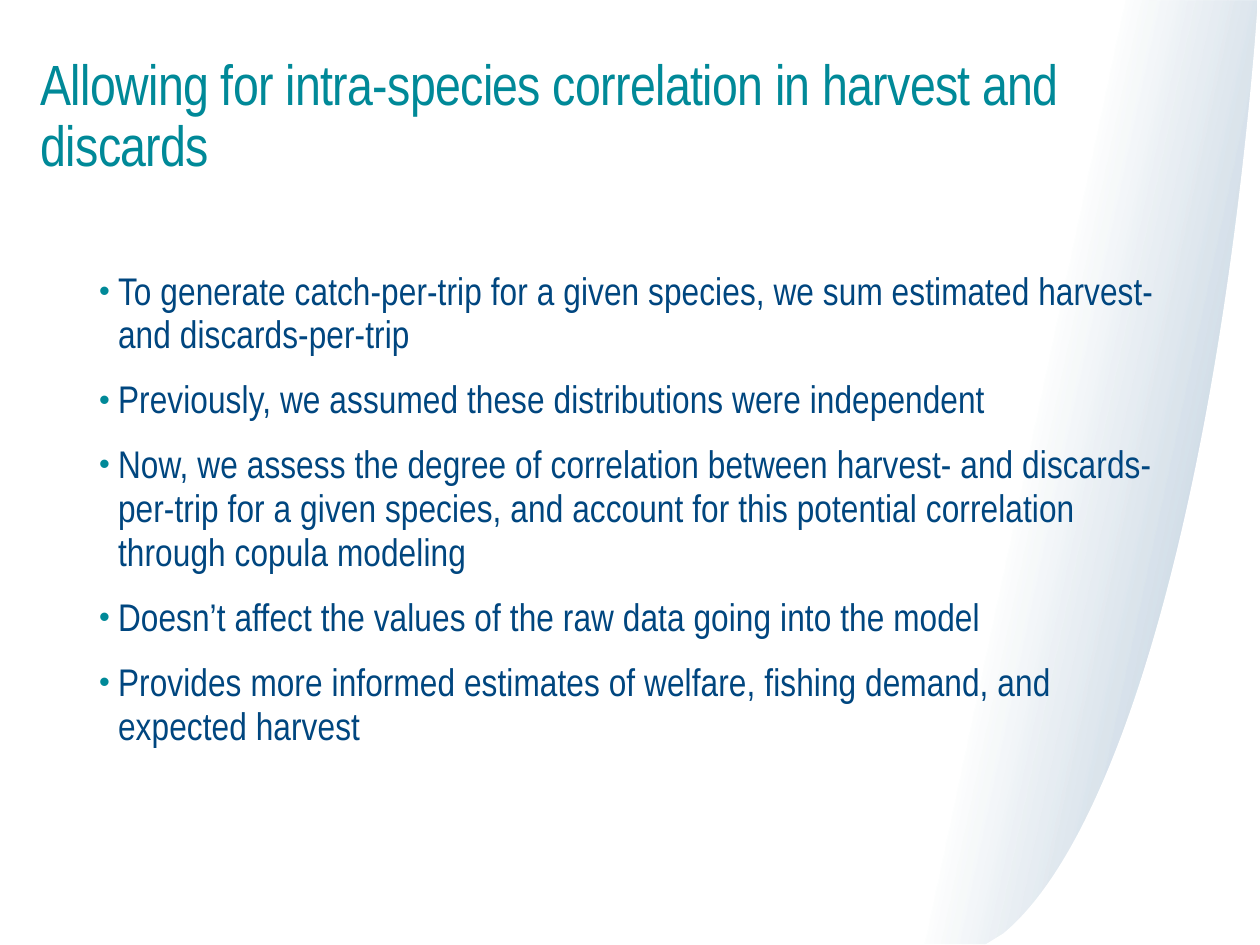
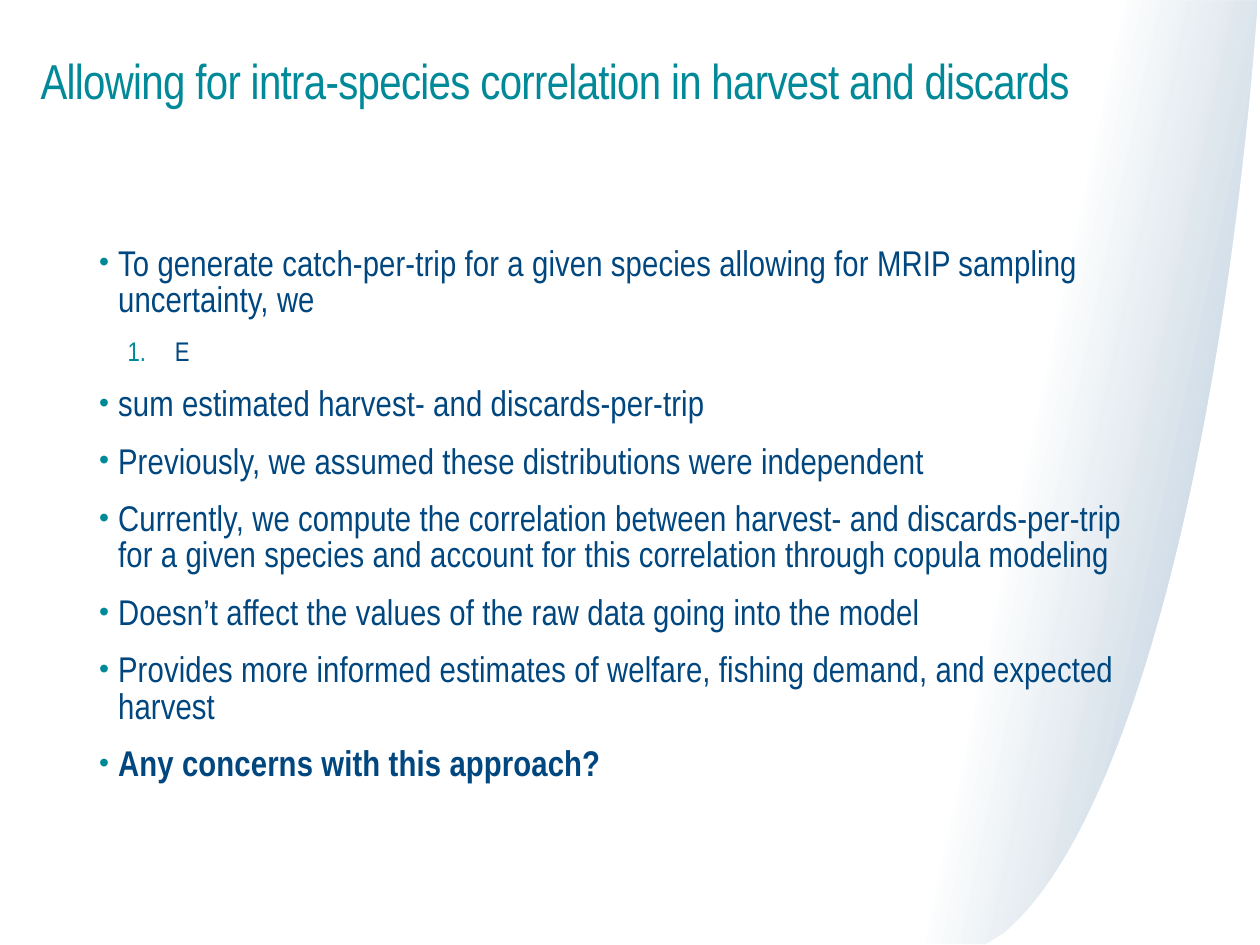
Before and after one commit to mle2718/flukeRDM, a slide deck: slide 13 of docs/TC meeting 6-20-25 Lou.pptx. Drawn at 1260x945 pixels with LibreOffice and Linux fonts; fonts in the diff are those of the drawing. Boxes give left, top, right and bottom in pixels: in the first picture for what was removed or moved away, otherwise in the second. Text is boxed around its words. In the diff, an @@ line names an element or a change of style, - is before the commit and + after.

Commit message:
updated pre-sim and calib sim code
I finished creating the baseline catch-at-length code. Key update: after generating proportions harvest- and discard -at-length from the size data, I multiplied these proportions by total *simulated* harvest and discards on *each of the model draws*. Previously, I was pulling only the MRIP point estimates of harvest and discards, resulting in one catch-at-length distribution. With the new approach we are accounting the impact of sampling uncertainty in total harvest and discards on catch-at-length. I think this will also help with convergence in the calibration routine, i.e., ensuring that for each draw, there is enough harvest and discards to reallocate as discards or harvest, respectively, so that the model is able to approximate the MRIP estimate of harvest. I also updated the code for generating catch-per-trip and comparing our simulated harvest, discards, total catch, and directed trips to MRIP point estimates. The comparisons look good; for example, when multiplying a random draw of trips and a random draw of catch-per-trip and doing this 150 times, both the estimate and CIs are very similar to the MRIP estimate and CIs. This gives me confidence that we are appropriately accounting for the sampling uncertainty associated with the MRIP data.

```diff
--- a/docs/TC meeting 6-20-25 Lou.pptx
+++ b/docs/TC meeting 6-20-25 Lou.pptx
@@ title "Allowing for intra-species correlation in ..." at box(41, 63, 1070, 108): size 32.4 to 28 pt @@
@@ text "To generate catch-per-trip for a ...": place and size @@
-text "To generate catch-per-trip for a ..." at box(118, 277, 1153, 748)
+text "To generate catch-per-trip for a ..." at box(118, 250, 1120, 783)
@@ text at box(118, 250, 1076, 423): text changed; size 22 to 20.4 pt @@
-• To generate catch-per-trip for a given species, we sum estimated harvest- and discards-per-trip
+• To generate catch-per-trip for a given species allowing for MRIP sampling uncertainty, we
+  1. E
+• sum estimated harvest- and discards-per-trip
@@ text at box(118, 448, 1113, 720): size 22 to 20.4 pt in "Previously, we assumed these distributions were independent", "Doesn’t affect the values of the raw ...", "Provides more informed estimates of welfare, fishing ..."; line spacing 0.95 to 0.85 @@
@@ text at box(118, 505, 1120, 574): text changed; size 22 to 20.4 pt @@
-• Now, we assess the degree of correlation between harvest- and discards-per-trip for a given species, and account for this potential correlation through copula modeling
+• Currently, we compute the correlation between harvest- and discards-per-trip for a given species and account for this correlation through copula modeling
@@ text at box(118, 750, 601, 783): paragraph added @@
+• Any concerns with this approach?
```
Also in this commit, not shown: 16 other slides changed, 2 slides added, 1 slide removed, 8 other files.
